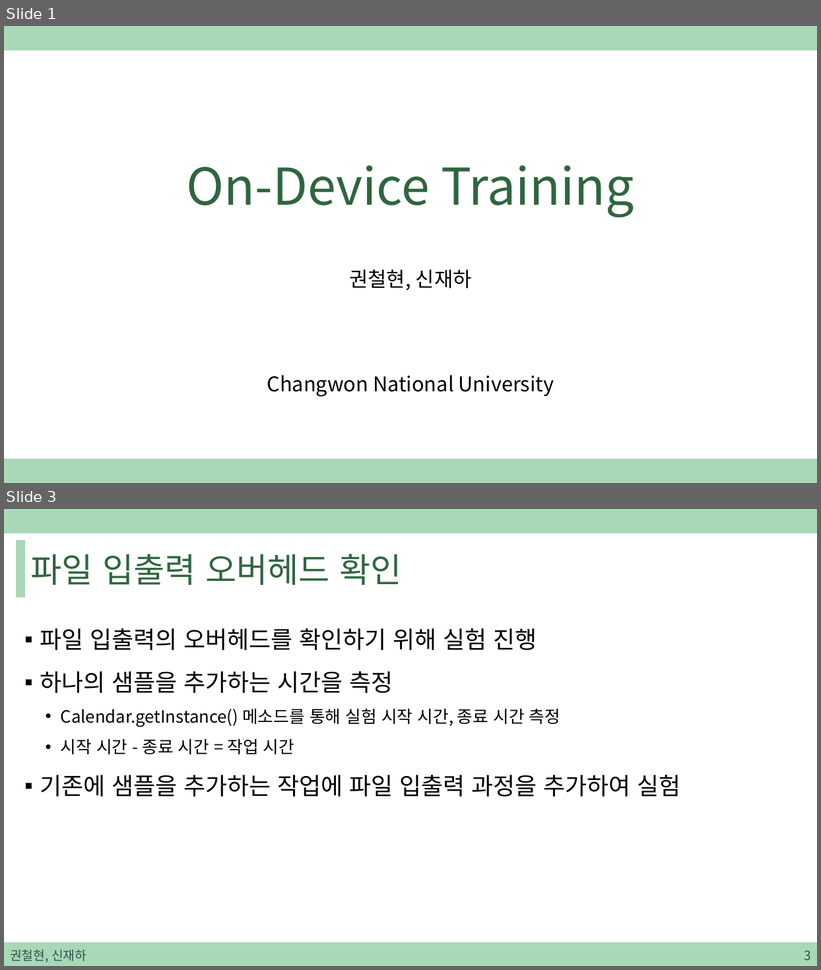
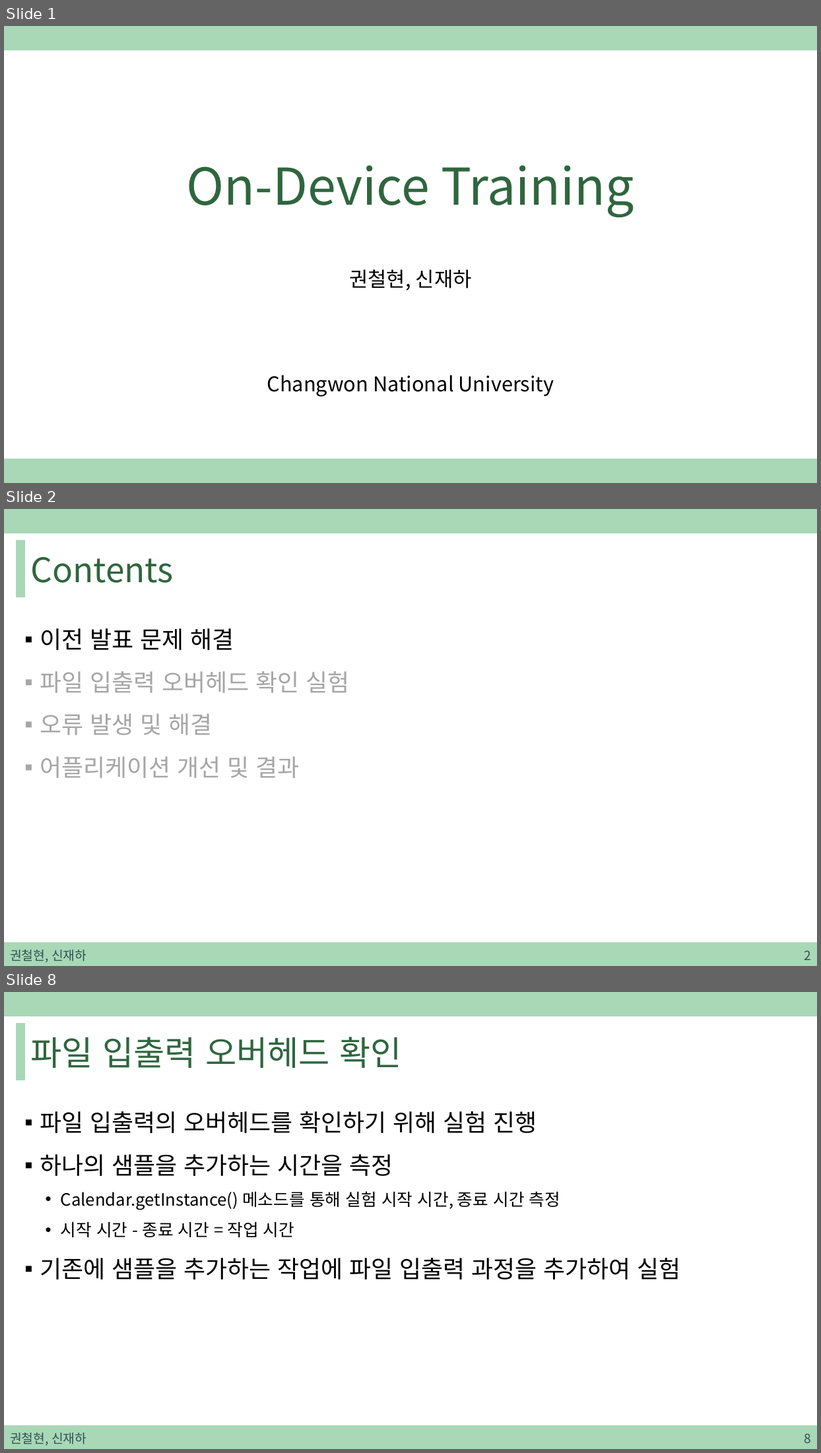
Before and after one commit to sjh4287/capston, a slide deck: 2022.02.11/권철현,신재하.pptx. Shown one above the other, each under a label of ours: slides 1 and 3 before the commit, slides 1, 2 and 8 after it; the slides between them are not shown. The pictures are 821x970 and 821x1453 pixels, drawn with LibreOffice and Linux fonts; fonts in the diff are those of the drawing. Boxes give left, top, right and bottom in pixels: in the first picture for what was removed or moved away, otherwise in the second. Text is boxed around its words. In the diff, an @@ line names an element or a change of style, - is before the commit and + after.

```diff
--- a/2022.02.11/권철현,신재하.pptx
+++ b/2022.02.11/권철현,신재하.pptx
@@ slide 2 added at [4, 509, 817, 966], background #FFFFFF; not listed: 3 template elements that a slide beside it also shows @@
@@ title added at [31, 557, 174, 583], 40 pt, text #2F663E @@
+Contents
@@ text added at [40, 628, 349, 778], 28 pt, text #A6A6A6 @@
+▪ 이전 발표 문제 해결
+▪ 파일 입출력 오버헤드 확인 실험
+▪ 오류 발생 및 해결
+▪ 어플리케이션 개선 및 결과
@@ text added at [10, 950, 86, 963], 15 pt, text #305250 @@
+권철현, 신재하
@@ page number added at [804, 951, 811, 960], 15 pt, text #305250 @@
+2
@@ what was slide 3 is now slide 8 @@
@@ page number at [804, 1434, 811, 1443]: text changed @@
-3
+8
```
Also in this commit, not shown: 3 slides changed, 4 other slides added.
